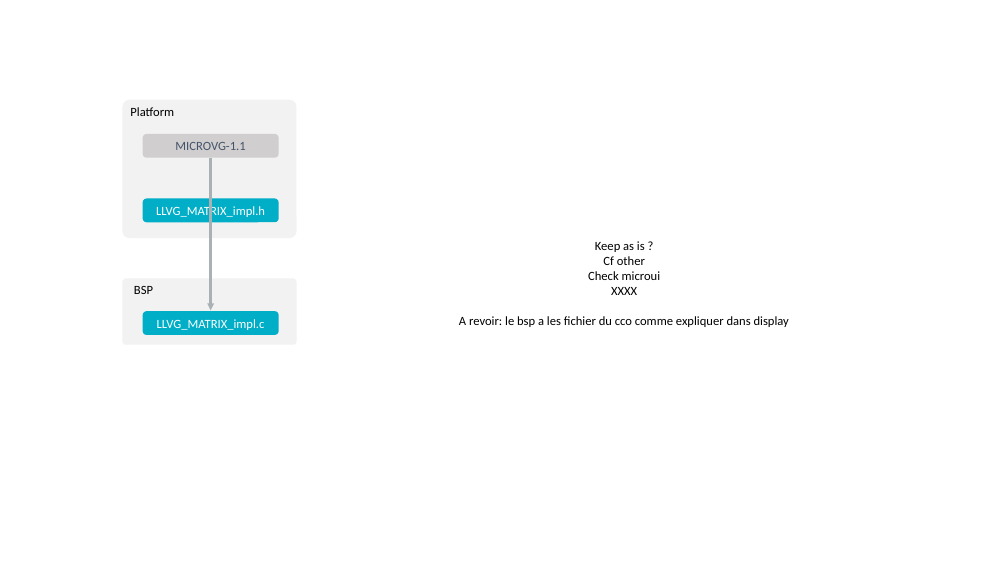
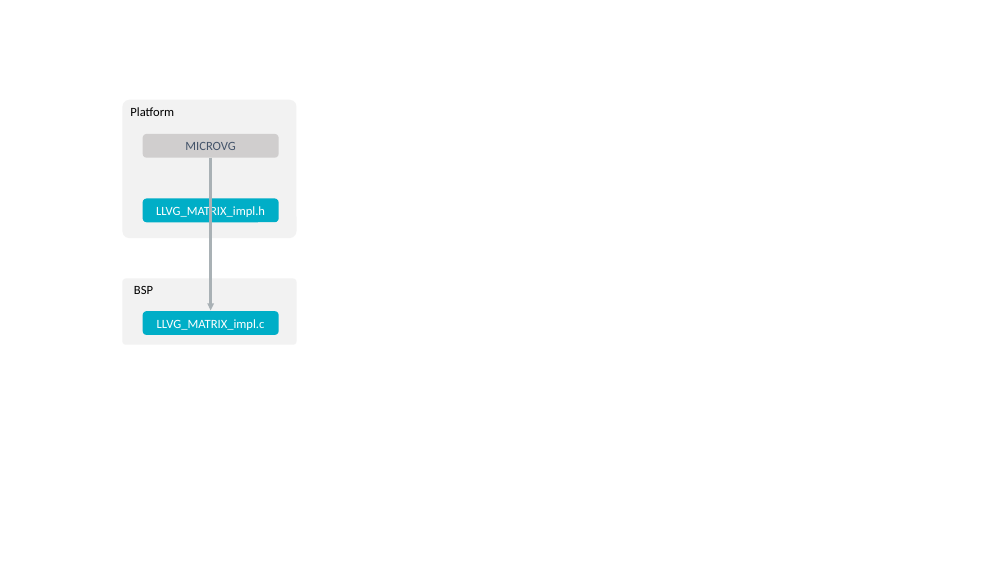
Before and after one commit to MicroEJ/docs, a slide deck: slide 3 of PlatformDeveloperGuide/images/vgLL.pptx. Drawn at 1008x567 pixels with LibreOffice and Linux fonts; fonts in the diff are those of the drawing. Boxes give left, top, right and bottom in pixels: in the first picture for what was removed or moved away, otherwise in the second. Text is boxed around its words. In the diff, an @@ line names an element or a change of style, - is before the commit and + after.

```diff
--- a/PlatformDeveloperGuide/images/vgLL.pptx
+++ b/PlatformDeveloperGuide/images/vgLL.pptx
@@ text in rounded rectangle at [185,142,235,150]: text changed @@
-MICROVG-1.1
+MICROVG
@@ text removed at [459,241,789,327] @@
-Keep as is ?
-Cf other
-Check microui
-XXXX
-A revoir: le bsp a les fichier du cco comme expliquer dans display
```
Also in this commit, not shown: 5 other slides changed, 14 other files.
